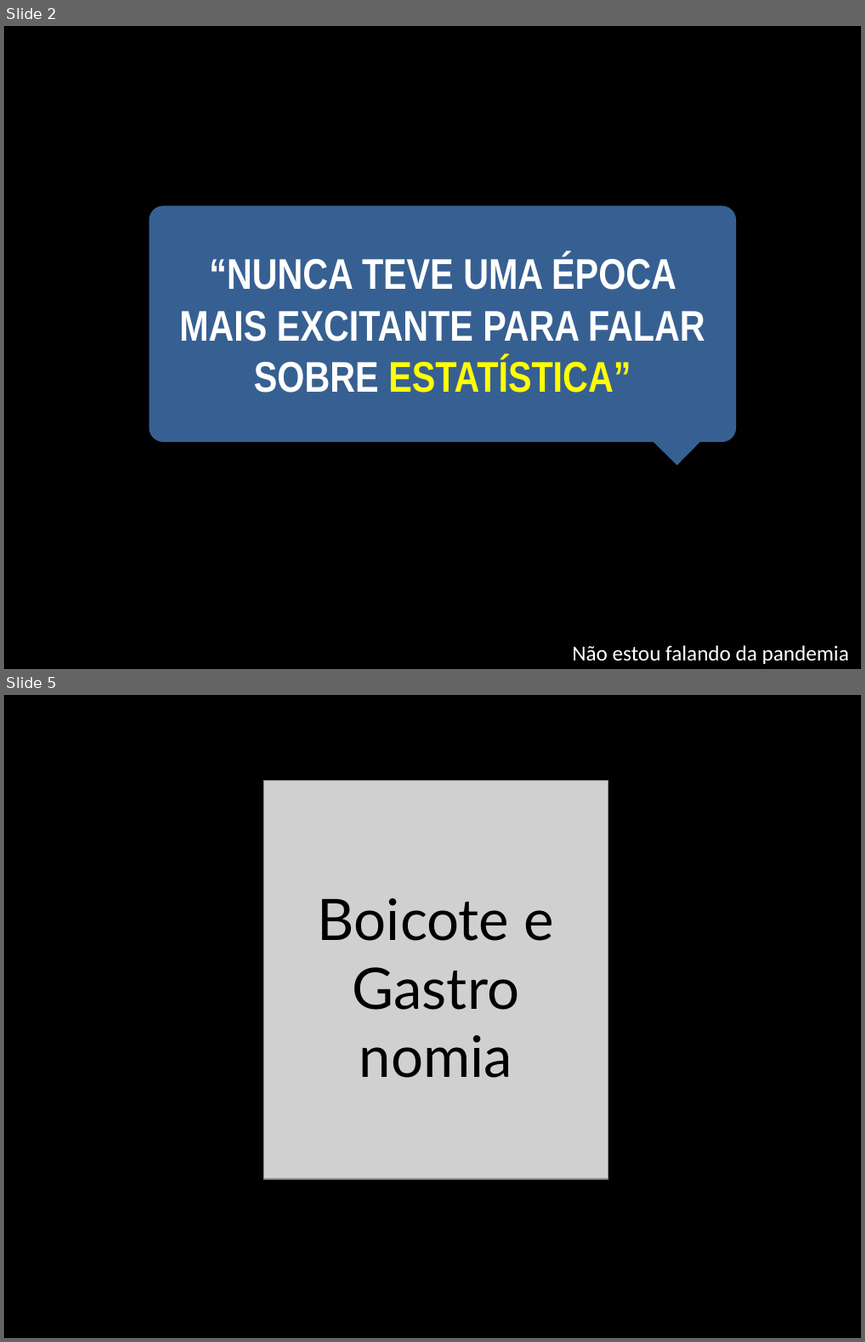
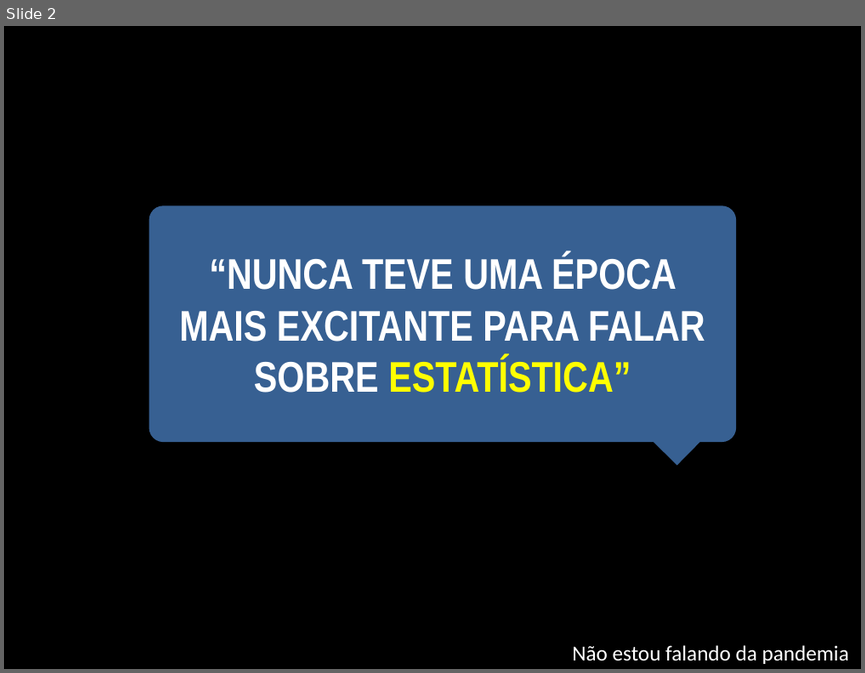
Before and after one commit to DATAUNIRIO/ap, a slide deck: DMQtalks/my_talk.pptx. Shown one above the other, each under a label of ours: slides 2 and 5 before the commit, slide 2 after it; the slides between them are not shown. The pictures are 865x1342 and 865x673 pixels, drawn with LibreOffice and Linux fonts; fonts in the diff are those of the drawing; grey boxes stand for pictures. Boxes give left, top, right and bottom in pixels: in the first picture for what was removed or moved away, otherwise in the second. Text is boxed around its words. In the diff, an @@ line names an element or a change of style, - is before the commit and + after.

```diff
--- a/DMQtalks/my_talk.pptx
+++ b/DMQtalks/my_talk.pptx
@@ slide 5 removed at bbox=[4, 695, 861, 1338], background #000000 @@
@@ picture removed at bbox=[263, 780, 608, 1179] @@
@@ text removed at bbox=[318, 898, 554, 1077] @@
-Boicote e Gastro nomia
```
Also in this commit, not shown: 3 slides changed, 5 slides added, 1 other slide removed, 2 other files.
